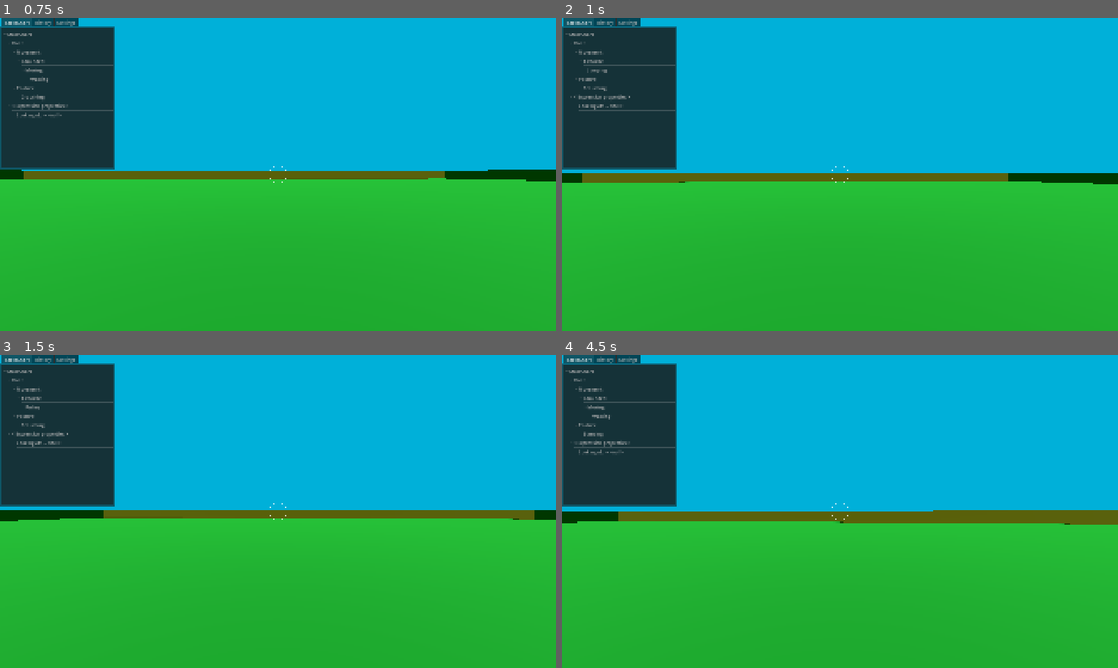
Above: before the commit, frames 1-4 (two rows, left to right).
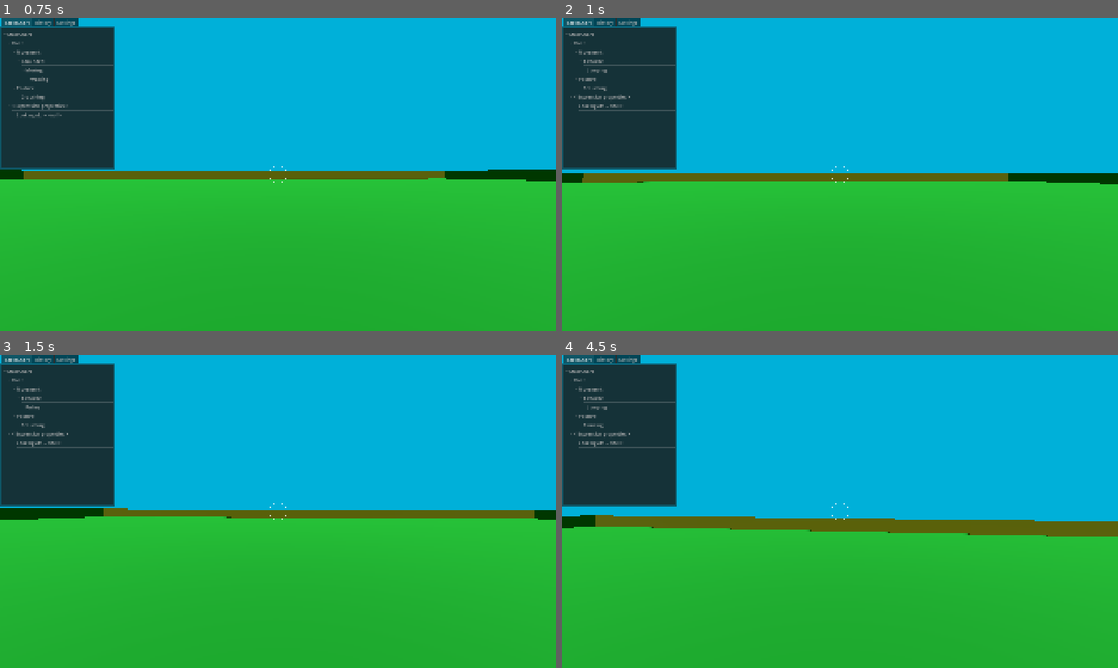
Above: after the commit, the same moments.

Repository: janisl/rpg-core
Game: Godot game, scene res://systems/main_scene.tscn
The game is run twice, just before and just after one commit, with the same random seed, the same clock (stepped at 60 frames per second) and the same inputs.
Inputs (mouse positions are in pixels of both pictures, inside the frame that each line leads up to):
- Up to frame 1 (0.75 s): tap Enter at 0.5 s; move the mouse to (305, 174) at 0.52 s; hold W (forward) from 0.53 s (still down); hold Shift (crouch) from 0.53 s (still down)
- Up to frame 2 (1 s): keep holding W (forward); keep holding Shift (crouch); tap Space (jump) at 0.77 s; tap Ctrl (sprint) at 0.8 s
- Up to frame 3 (1.5 s): keep holding W (forward); tap Space (jump) at 1.07 s; move the mouse to (250, 511) at 1.27 s; release Shift (crouch) at 1.28 s; tap Ctrl (sprint) at 1.35 s
- Up to frame 4 (4.5 s): keep holding W (forward); tap Space (jump) at 1.52, 1.55, 1.82, 2.1, 3.02, 3.32, 3.77, 3.8, 4.07 s; move the mouse to (851, 505) at 2.02 s; hold Shift (crouch) 2.03-2.78 s; move the mouse to (834, 517) at 2.77 s; tap Shift (crouch) at 2.85 s; tap Ctrl (sprint) at 3.05 s; move the mouse to (878, 514) at 3.52 s; hold Ctrl (sprint) 3.53-4.28 s; move the mouse to (795, 508) at 4.27 s; tap Z (test) at 4.35 s

Frame 1 is identical in both runs. In frame 2, less than 0.1% of the frame differs, in the area x 3-97%, y 49-54%; in frame 3, 0.4%; in frame 4, 5.6%, in the area x 0-100%, y 13-58%.

Commit message:
Separate grounded and airborne movement handling.

Diff:
--- a/actors/player/behaviours/airborne.gd
+++ b/actors/player/behaviours/airborne.gd
@@ -2,10 +2,31 @@
 
 
 func _on_state_physics_processing(delta: float) -> void:
+	player.current_fall_velocity = player.velocity.y
+
+	player.previous_velocity = player.velocity
+
+	player.velocity += player.get_gravity() * delta
+
+	var speed_modifier = player._sprint_modifier + player._crouch_modifier
+	player._speed = player.default_speed + speed_modifier
+
+	player.input_dir = Input.get_vector("left", "right", "forward", "backward")
+	var current_velocity = Vector2(player.velocity.x, player.velocity.z)
+	var direction := (player.transform.basis * Vector3(player.input_dir.x, 0, player.input_dir.y)).normalized()
+	if direction:
+		current_velocity = lerp(current_velocity, Vector2(direction.x, direction.z) * player._speed, player.acceleration * 0.1)
+	else:
+		current_velocity = current_velocity.move_toward(Vector2.ZERO, player.deceleration * 0.1)
+
+	player.velocity.x = current_velocity.x
+	player.velocity.z = current_velocity.y
+
+	player.move_and_slide()
+
 	if player.is_on_floor():
 		if player.check_fall_speed():
 			player.camera_effects.add_fall_kick(2.0)
 
 		player.state_chart.send_event("onGrounded")
-
-	player.current_fall_velocity = player.velocity.y
+		return
--- a/actors/player/behaviours/grounded.gd
+++ b/actors/player/behaviours/grounded.gd
@@ -2,9 +2,31 @@
 
 
 func _on_state_physics_processing(_delta: float) -> void:
+	player.previous_velocity = player.velocity
+
+	var speed_modifier = player._sprint_modifier + player._crouch_modifier
+	player._speed = player.default_speed + speed_modifier
+
+	player.input_dir = Input.get_vector("left", "right", "forward", "backward")
+	var current_velocity = Vector2(player.velocity.x, player.velocity.z)
+	var direction := (player.transform.basis * Vector3(player.input_dir.x, 0, player.input_dir.y)).normalized()
+	if direction:
+		current_velocity = lerp(current_velocity, Vector2(direction.x, direction.z) * player._speed, player.acceleration)
+	else:
+		current_velocity = current_velocity.move_toward(Vector2.ZERO, player.deceleration)
+
+	player.velocity.x = current_velocity.x
+	player.velocity.z = current_velocity.y
+
+	player.move_and_slide()
+
+	player.step_handler.handle_step_climbing()
+
 	if Input.is_action_just_pressed("jump") and player.is_on_floor():
 		player.jump()
 		player.state_chart.send_event("onAirborne")
+		return
 
 	if not player.is_on_floor():
 		player.state_chart.send_event("onAirborne")
+		return
--- a/actors/player/behaviours/idle.gd
+++ b/actors/player/behaviours/idle.gd
@@ -2,5 +2,5 @@
 
 
 func _on_state_processing(_delta: float) -> void:
-	if player and player.get_input_direction().length() > 0:
+	if player and player.input_dir.length() > 0:
 		player.state_chart.send_event("onMoving")
--- a/actors/player/behaviours/moving.gd
+++ b/actors/player/behaviours/moving.gd
@@ -2,5 +2,5 @@
 
 
 func _on_state_processing(_delta: float) -> void:
-	if player.get_input_direction().length() == 0 and player.velocity.length() < 0.5:
+	if player.input_dir.length() == 0 and player.velocity.length() < 0.5:
 		player.state_chart.send_event("onIdle")
--- a/actors/player/components/step_handler.gd
+++ b/actors/player/components/step_handler.gd
@@ -89,7 +89,7 @@
 
 func is_valid_step_direction(collision: KinematicCollision3D) -> bool:
 	var collision_normal := collision.get_normal()
-	var input_dir := player.get_input_direction()
+	var input_dir := player.input_dir
 	var movement_direction := player.transform.basis * Vector3(input_dir.x, 0, input_dir.y)
 	if movement_direction.length() > MIN_MOVEMENT_LENGTH:
 		movement_direction = movement_direction.normalized()
--- a/actors/player/player.gd
+++ b/actors/player/player.gd
@@ -25,40 +25,13 @@
 var _speed := 0.0
 var _sprint_modifier := 0.0
 var _crouch_modifier := 0.0
-var _input_dir := Vector2.ZERO
+var input_dir := Vector2.ZERO
 var current_fall_velocity := 0.0
 var previous_velocity := Vector3.ZERO
 
 
 func _process(_delta: float) -> void:
 	state_chart.set_expression_property("Looking at: ", interaction_ray_cast.current_object)
-
-
-func _physics_process(delta: float) -> void:
-	previous_velocity = velocity
-
-	# Add the gravity.
-	if not is_on_floor():
-		velocity += get_gravity() * delta
-
-	var speed_modifier = _sprint_modifier + _crouch_modifier
-	_speed = default_speed + speed_modifier
-
-	_input_dir = Input.get_vector("left", "right", "forward", "backward")
-	var current_velocity = Vector2(velocity.x, velocity.z)
-	var direction := (transform.basis * Vector3(_input_dir.x, 0, _input_dir.y)).normalized()
-	if direction:
-		current_velocity = lerp(current_velocity, Vector2(direction.x, direction.z) * _speed, acceleration)
-	else:
-		current_velocity = current_velocity.move_toward(Vector2.ZERO, deceleration)
-
-	velocity.x = current_velocity.x
-	velocity.z = current_velocity.y
-
-	move_and_slide()
-
-	if is_on_floor():
-		step_handler.handle_step_climbing()
 
 
 func update_rotation(value: Vector3) -> void:
@@ -96,7 +69,3 @@
 	else:
 		current_fall_velocity = 0.0
 		return false
-
-
-func get_input_direction() -> Vector2:
-	return _input_dir
